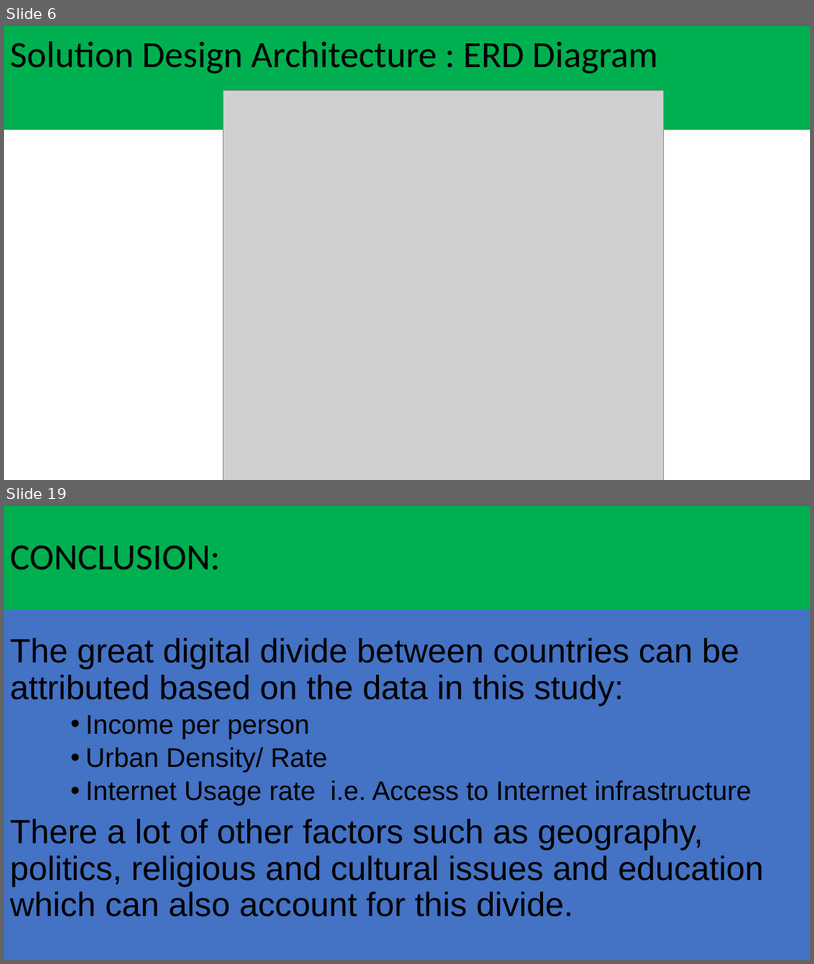
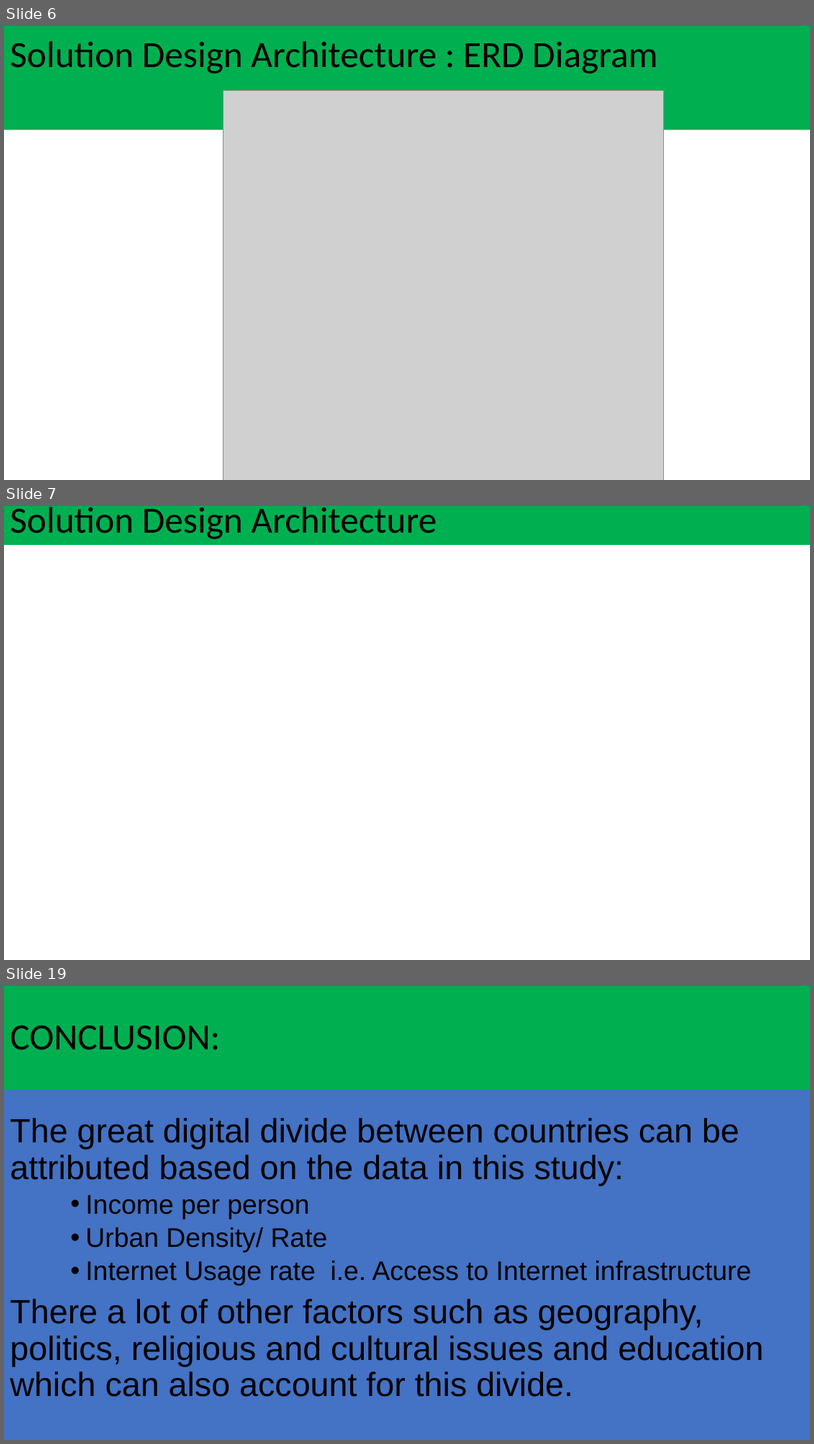
Before and after one commit to andydw2022/Project2_Digital_Divide, a slide deck: Project_Digital_Divide.pptx. Shown one above the other, each under a label of ours: slides 6 and 19 before the commit, slides 6, 7 and 19 after it; the slides between them are not shown. The pictures are 814x964 and 814x1444 pixels, drawn with LibreOffice and Linux fonts; fonts in the diff are those of the drawing; grey boxes stand for pictures; background and template pictures are left out. Boxes give left, top, right and bottom in pixels: in the first picture for what was removed or moved away, otherwise in the second. Text is boxed around its words. In the diff, an @@ line names an element or a change of style, - is before the commit and + after.

```diff
--- a/Project_Digital_Divide.pptx
+++ b/Project_Digital_Divide.pptx
@@ slide 7 added at <box>4,506,810,960</box>, background picture (left out) @@
@@ title added at <box>4,506,810,546</box>, fill #00B050, 44 pt, text #000000 @@
+Solution Design Architecture
```
Also in this commit, not shown: 3 slides changed, 8 other slides added, 9 slides removed, 1 other file.
